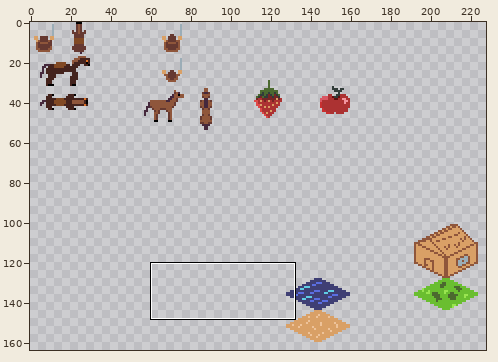
Sprite sheet -- resources/minions.png. Above: a wide view before the commit, with the close-up outlined.
Close-up. Earlier state:
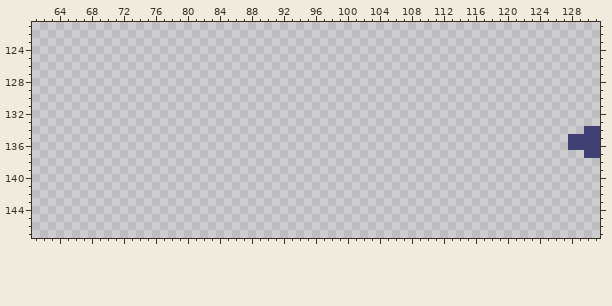
The file is 256x256 pixels. Shown: x 61..131, y 121..147. The wide view leaves out empty margins.
After the commit:
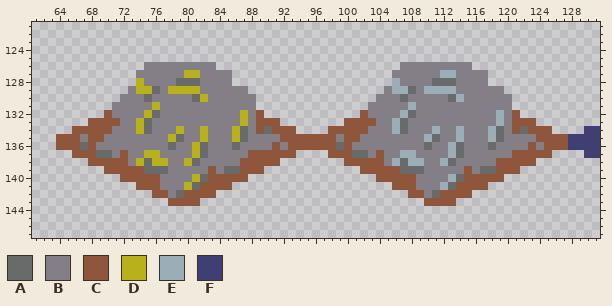
Palette (. is transparent): A #696a6a  B #847e87  C #8f563b  D #b8b119  E #9badb7  F #3f3f74
Commit message: Add iron and gold tiles
Change:
Changed rows in their new state; - is an unchanged pixel.
first column x 64:
126 -----------BBBBBBBBB-----------------------BBBBBBBBB------------
127 ----------BBBBBBDDBBBB--------------------BBBBBBEEBBBB----------
128 ----------DBBBBAAABBBB--------------------EBBBBAAABBBB----------
129 ---------BDDABDDDDBBBBBB-----------------BEEABEEEEBBBBBB--------
130 --------BBBABBBBBADBBBBBB---------------BBBABBBBBAEBBBBBB-------
131 -------BBBBBDBBBBBBBBBBBB--------------BBBBBEBBBBBBBBBBBB-------
132 ------CBBBBDABBBBBBBBBBDBC------------CBBBBEABBBBBBBBBBEBC------
133 ----CCCCBBDABBBBBBBBBBBDBCCC--------CCCCBBEABBBBBBBBBBBEBCCC----
134 --CCCCCBBBDABBBDBBDBBBDABCACCC----CCCCCBBBEABBBEBBEBBBEABCACCC--
135 CCCBCCBBBBBBBBDABBDBBBDABBBBCCCCCCCBCCBBBBBBBBEABBEBBBEABBBBCCCC
136 CCCACBBBBBBBBBABBDABBBABBBBCBCCCCCCACBBBBBBBBBABBEABBBABBBBCBCCC
137 --CCCAABCBBDDBBBBDABBBBBCCCCCC----CCCAABCBBEEBBBBEABBBBBBCCCCC--
138 ----CCCCCBDADDBBDABBBBBCCCCC--------CCCCCBEAEEBBEABBBBBCCCCC----
139 ------CCCCCAAABBBBBCBAACCC------------CCCCCAAABBBBBCBAACCC------
140 --------CCCCCBBBBDACCCCC----------------CCCCCBBBBEACCCCC--------
141 ----------CCCBBBDACCCC--------------------CCCBBBEACCCC----------
142 ------------CCBACCCC------------------------CCBACCCC------------
143 --------------CCCC----------------------------CCCC--------------
Changed places in both close-ups, as pixel boxes (x1, y1, x2, y2):
added: (56, 62, 568, 206)
